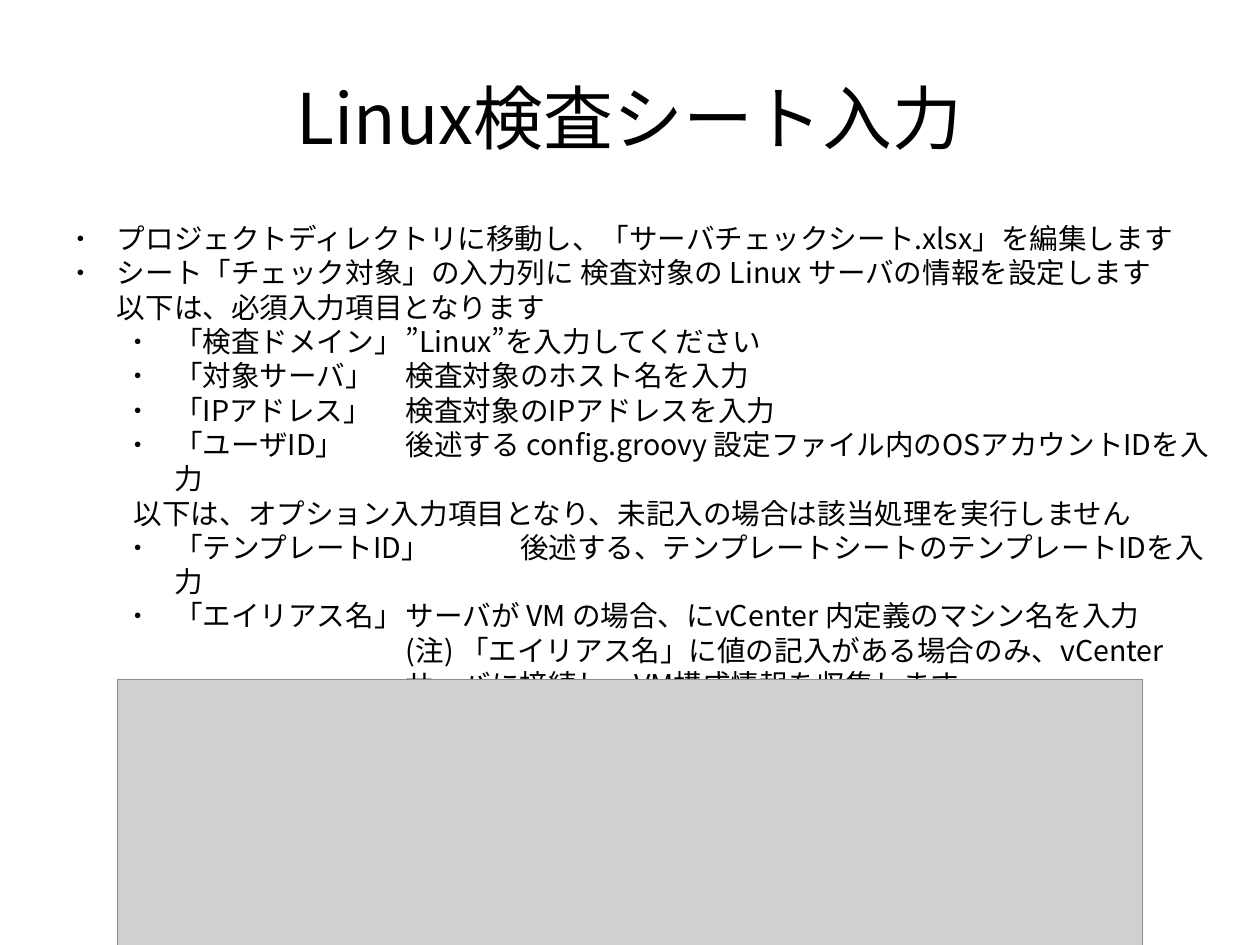
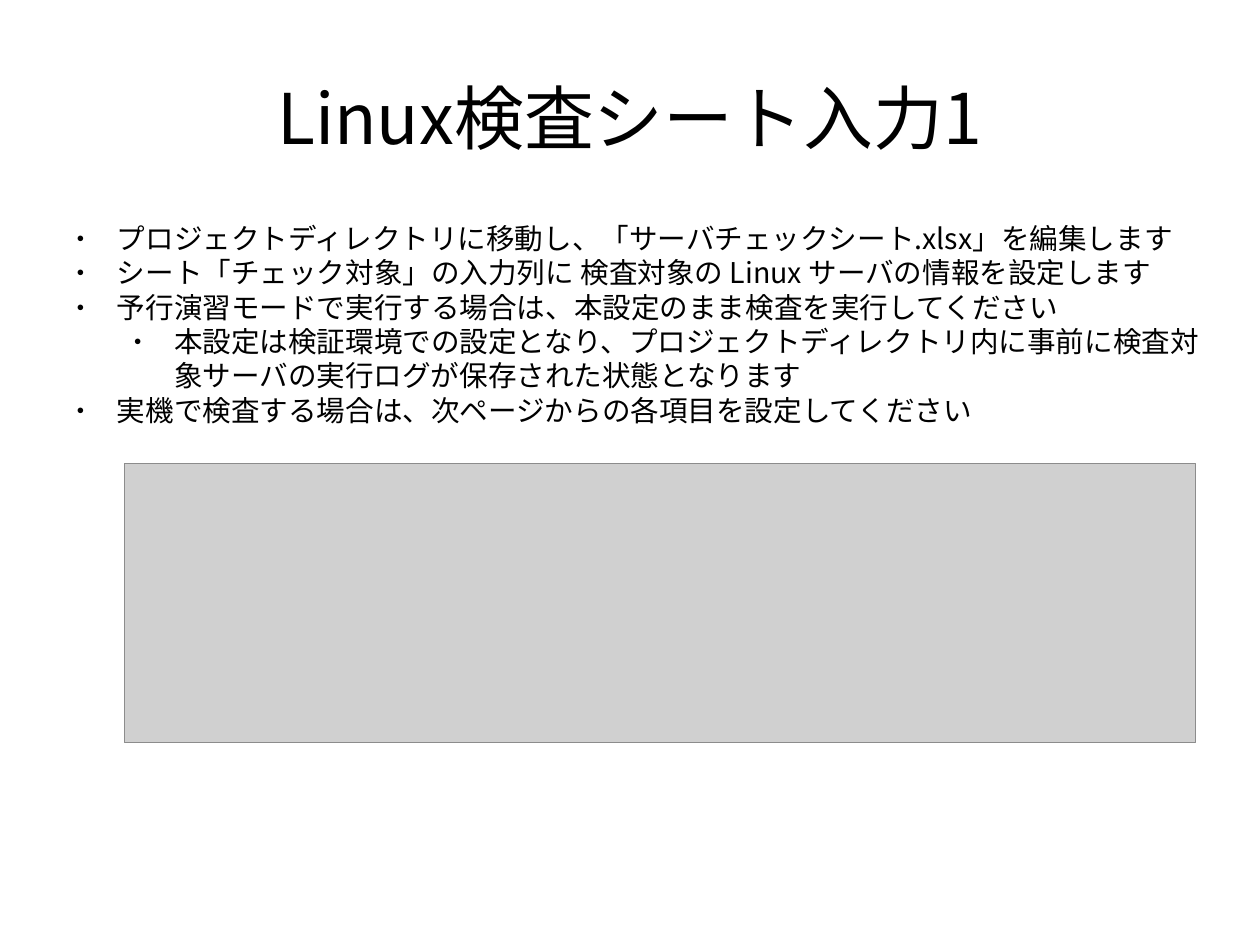
Before and after one commit to frsw3nr/gradle-server-acceptance, a slide deck: slide 22 of docs/jp/tutorial_test_pc.pptx (slide 21 before the commit). Drawn at 1260x945 pixels with LibreOffice and Linux fonts; fonts in the diff are those of the drawing; grey boxes stand for pictures. Boxes give left, top, right and bottom in pixels: in the first picture for what was removed or moved away, otherwise in the second. Text is boxed around its words. In the diff, an @@ line names an element or a change of style, - is before the commit and + after.

```diff
--- a/docs/jp/tutorial_test_pc.pptx
+++ b/docs/jp/tutorial_test_pc.pptx
@@ text at [277,85,982,150]: text changed @@
-Linux検査シート入力
+Linux検査シート入力1
@@ text at [117,258,1199,424]: text changed @@
-● シート「チェック対象」の入力列に 検査対象の Linux サーバの情報を設定します
-  以下は、必須入力項目となります
-  ● 「検査ドメイン」 ”Linux”を入力してください
-  ● 「対象サーバ」 検査対象のホスト名を入力
-  ● 「IPアドレス」 検査対象のIPアドレスを入力
-  ● 「ユーザID」 後述する config.groovy 設定ファイル内のOSアカウントIDを入力
-以下は、オプション入力項目となり、未記入の場合は該当処理を実行しません
-  ● 「テンプレートID」 後述する、テンプレートシートのテンプレートIDを入力
-  ● 「エイリアス名」 サーバが VM の場合、にvCenter 内定義のマシン名を入力
-    (注) 「エイリアス名」に値の記入がある場合のみ、vCenter
-    サーバに接続し、VM構成情報を収集します。
-  ● 「比較対象」 検証結果の比較をする場合の比較対象ホスト名を入力
+● シート「チェック対象」の入力列に 検査対象の Linux サーバの情報を設定します
+● 予行演習モードで実行する場合は、本設定のまま検査を実行してください
+  ● 本設定は検証環境での設定となり、プロジェクトディレクトリ内に事前に検査対象サーバの実行ログが保存された状態となります
+● 実機で検査する場合は、次ページからの各項目を設定してください
@@ picture: place and size @@
-picture at [118,679,1143,945]
+picture at [125,463,1197,742]
```
Also in this commit, not shown: 12 other slides changed, 16 slides added, 1 slide removed, 1 other file.
